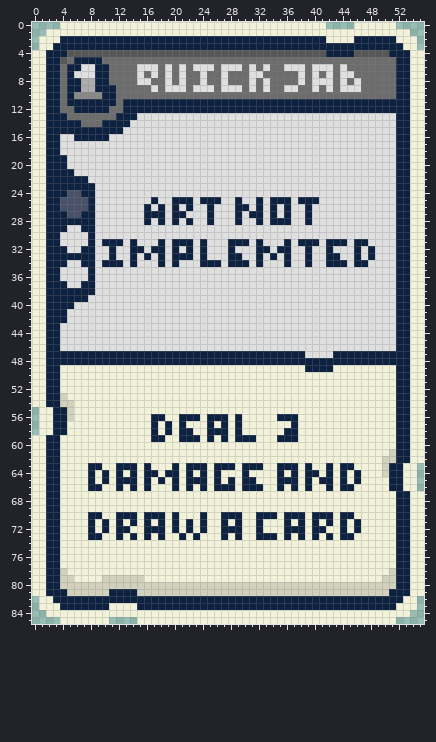
Two versions of one sprite sheet, Art/Cards/008 Quick Jab.png. The picture above was drawn from the file before the commit.
The file is 56x86 pixels. Colours within 5 levels of each other are drawn and written as one.
The same view after the edit:
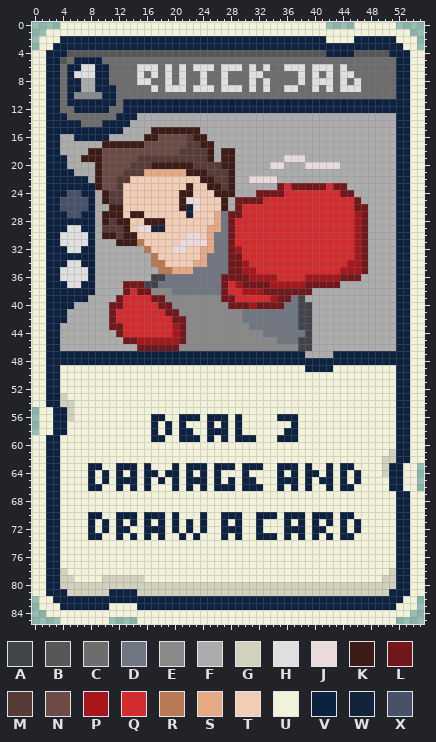
Palette (. is transparent): A #41454a  B #575757  C #6d6d6d  D #717782  E #888988  F #adacad  G #d1d1bd  H #dfdfdf  J #eadadb  K #3d1c18  L #72181b  M #563b37  N #6c4b46  P #a5171b  Q #d32c2f  R #b77a54  S #e5aa85  T #f2cdb6  U #f2f2da  V #0d2140  W #13243a  X #495169
Edits made:
Changed rows in their new state; - is an unchanged pixel.
first column x 4:
13 -----------FFFFFFFFFFFFFFFFFFFFFFFFFFFFFFFFFFFFF
14 ----------FFFFFFFFFFFFFFFFFFFFFFFFFFFFFFFFFFFFFF
15 ---------FFFFKKKKKKKFFFFFFFFFFFFFFFFFFFFFFFFFFFF
16 FF-----FFFFFKKNNNNMKKFFFFFFFFFFFFFFFFFFFFFFFFFFF
17 FFFFFFKKKKKKNNNNNNMMKKFFFFFFFFFFFFFFFFFFFFFFFFFF
18 FFFFKKNNNNNNNNNNNMMMMKFKKFFFFFFFFFFFFFFFFFFFFFFF
19 -FFKKKNNNNNMMMMMMMMMMKFKKFFFFFFFJJJFFFFFFFFFFFFF
20 -FFFFKNNNNMMMKKKKKKMMMMKKFFFFFJJFFFJJJJJFFFFFFFF
21 --FFFKNNNMMMSSSSSSKKKMMMKFFFFFFFFFFFFFFFFFFFFFFF
22 ----FKNNMMTTTTTTTTTTKKMMKFFJJJJFFFFFFFFFFFFFFFFF
23 -----KNNMTTTTTTTTTKTTKKMKFFFFFFLQLLLLLQLLFFFFFFF
24 -----FKMMTTTTTTTTKKTTTKKKFFFLLLLQQQQQQQQLLFFFFFF
25 -----FKMMTTTTTTTTKJJTTTKFLLLLQQQQQQQQQQQQQLFFFFF
26 -----FFKKTTTTTTTTKWJTTTKFLQQQQQQQQQQQQQQQQLLFFFF
27 -----FKKKTKKTTTTTTWTTTSDLLQQQQQQQQQQQQQQQQPLFFFF
28 -----FKMKKTTKKKTTTTTTTSDLQQQQQQQQQQQQQQQQQPLFFFF
29 -----FMMMKTJJWWTTTTTTSSDLQQQQQQQQQQQQQQQQQPLFFFF
30 -----FKKMKKTTTTTTTJJTSDDLQQQQQQQQQQQQQQQQQPLFFFF
31 -----FFFKKKRTTTTTJJJJSDDLQQQQQQQQQQQQQQQQQPLFFFF
32 -----FFFFFFFRTTTJJTTSSDDLPQQQQQQQQQQQQQQQQPLFFFF
33 -----FFFFFFFFRTTTTTTSDDDLLQQQQQQQQQQQQQQQQPLFFFF
34 -----FFFFFFFFRRTTTTSSDDDLLPQQQQQQQQQQQQQQPPLFFFF
35 -----FFFFFFFFFRRSSSDDDDDLLPPQQQQQQQQQQQQPPPLFFFF
36 -----FFFFFFFFAADDDDDDDDLLLLPPPPQQQQPPPPPLLLFFFFF
37 -----FFFFLLLAADDDDDDDDDLQPLLLLPPPPPLLLLLFFFFFFFF
38 -----FFFFLQLLEEEDDDDDDDLQQPPPLLLLLLLFFFFFFFFFFFF
39 ----FFFFLQQQQLLEEEEEEEELLQQQQQPLLDAFFFFFFFFFFFFF
40 --FFFFFLLQQQQQLLEEEEEEEELLLPLLLLDDAAFFFFFFFFFFFF
41 -FFFFFFLQQQQQQQLLEEEEEEEEEDDDDDDDDAAFFFFFFFFFFFF
42 -FFFFFFLQQQQQQQQLLEEEEEEEEDDDDDDDDAAFFFFFFFFFFFF
43 FFFFFFFLLQQQQQQQPLEEEEEEEEEDDDDDDDAAFFFFFFFFFFFF
44 FFFFFFFFLQQQQQQQPLEEEEEEEEEEEDDDDDDAFFFFFFFFFFFF
45 FFFFFFFFFLLPPPPPPLEEEEEEEEEEEEEDDDAAFFFFFFFFFFFF
46 FFFFFFFFFFFLLLLLLEEEEEEEEEEEEEEEEEAAFFFFFFFFFFFF
47 -----------------------------------FFFF---------
Boxes around the changes in both pictures, in picture pixels (x1, y1, x2, y2):
changed: (60, 113, 396, 358)
